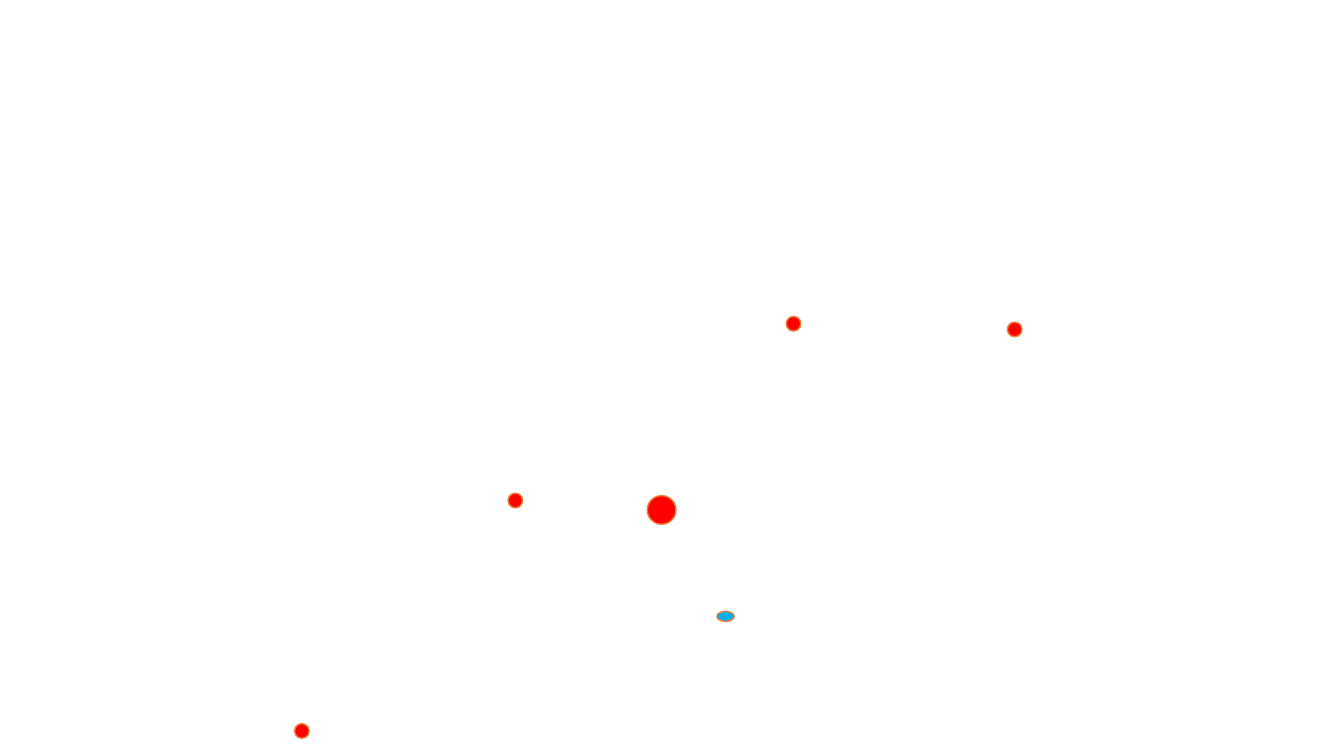
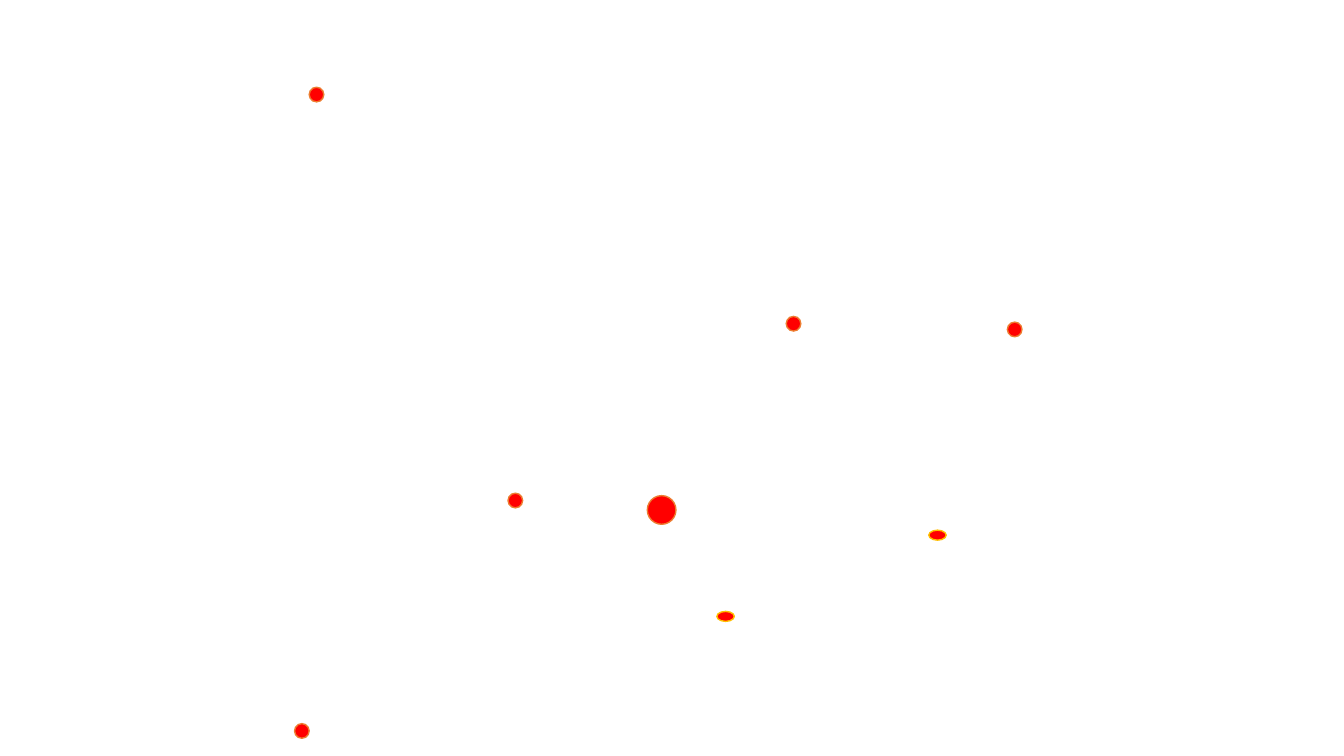
Before and after one commit to caroan/MyWebStudy, a slide deck: slide 2 of 교육상황.pptx. Drawn at 1344x756 pixels with LibreOffice and Linux fonts; fonts in the diff are those of the drawing; background and template pictures are left out. Boxes give left, top, right and bottom in pixels: in the first picture for what was removed or moved away, otherwise in the second. Text is boxed around its words. In the diff, an @@ line names an element or a change of style, - is before the commit and + after.

Commit message:
mysql

```diff
--- a/교육상황.pptx
+++ b/교육상황.pptx
@@ ellipse added at box(310, 88, 325, 103), fill #FF0000, outline #ED7D31 1 pt @@
@@ ellipse added at box(929, 530, 946, 540), fill #FF0000, outline #FFC000 1 pt @@
@@ ellipse at box(717, 612, 734, 622): fill #00B0F0 to #FF0000; outline #ED7D31 1 pt to #FFC000 1 pt @@
```
